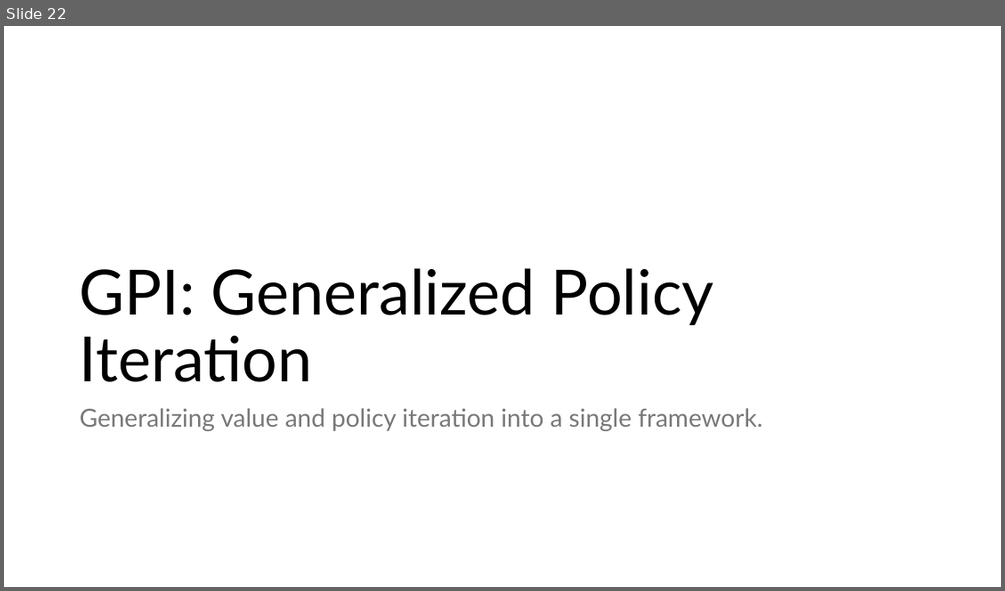
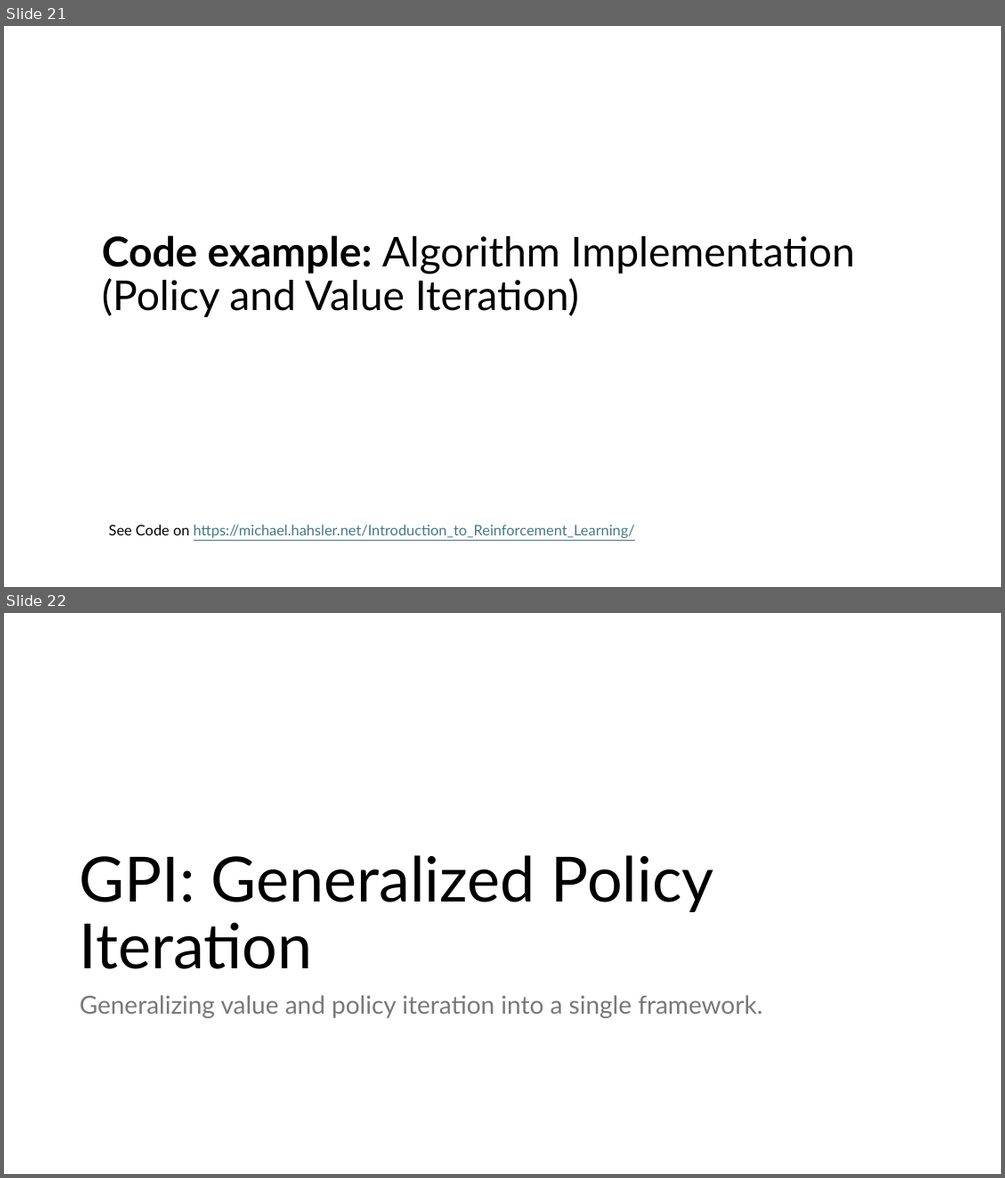
Before and after one commit to mhahsler/Introduction_to_Reinforcement_Learning, a slide deck: slides/Lecture_Chapter04.pptx. Shown one above the other, each under a label of ours: slide 22 before the commit, slides 21 and 22 after it. The pictures are 1005x591 and 1005x1178 pixels, drawn with LibreOffice and Linux fonts; fonts in the diff are those of the drawing. Boxes give left, top, right and bottom in pixels: in the first picture for what was removed or moved away, otherwise in the second. Text is boxed around its words. In the diff, an @@ line names an element or a change of style, - is before the commit and + after.

Commit message:
Added code example slides.

```diff
--- a/slides/Lecture_Chapter04.pptx
+++ b/slides/Lecture_Chapter04.pptx
@@ slide 21 added at bbox=[4, 26, 1001, 587], background #FFFFFF @@
@@ title added at bbox=[102, 235, 855, 317], 39.6 pt, text #000000 @@
+Code example: Algorithm Implementation (Policy and Value Iteration)
@@ text added at bbox=[109, 524, 635, 538], 14 pt, text #467886, underline @@
+See Code on https://michael.hahsler.net/Introduction_to_Reinforcement_Learning/
```
Also in this commit, not shown: 1 slide changed, 3 other slides added, 1 slide removed, 20 other files.
